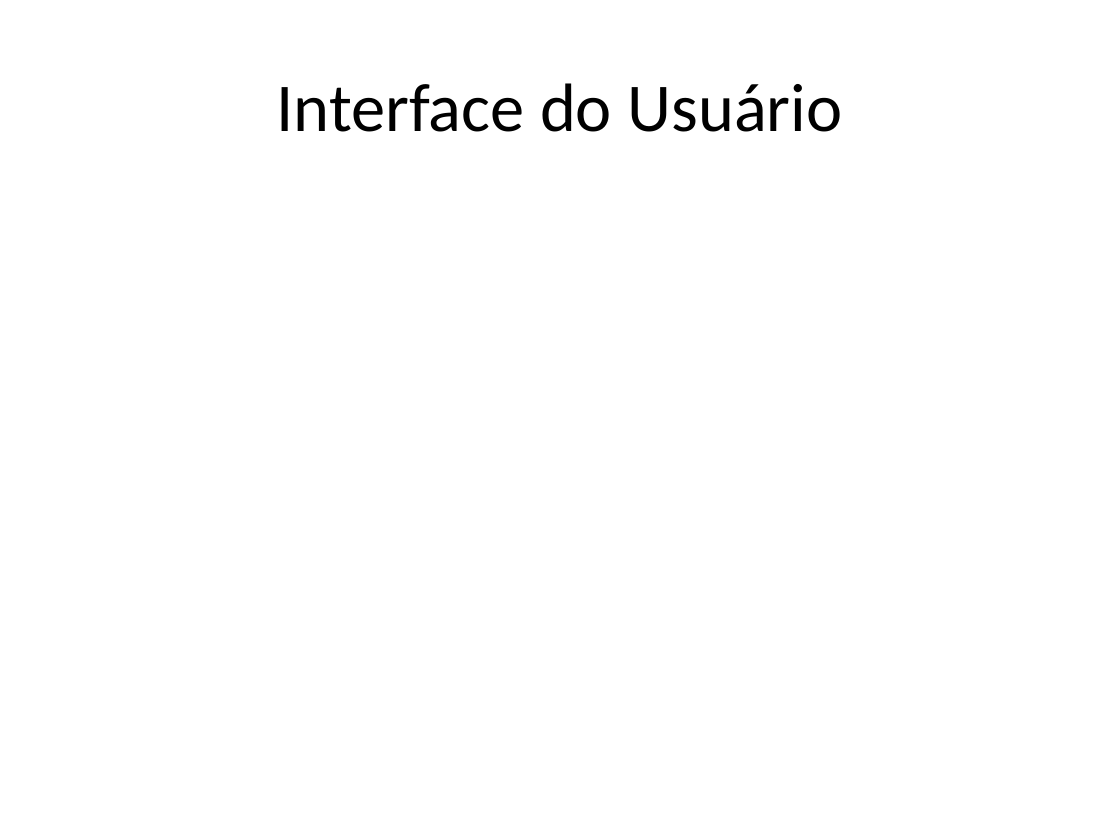
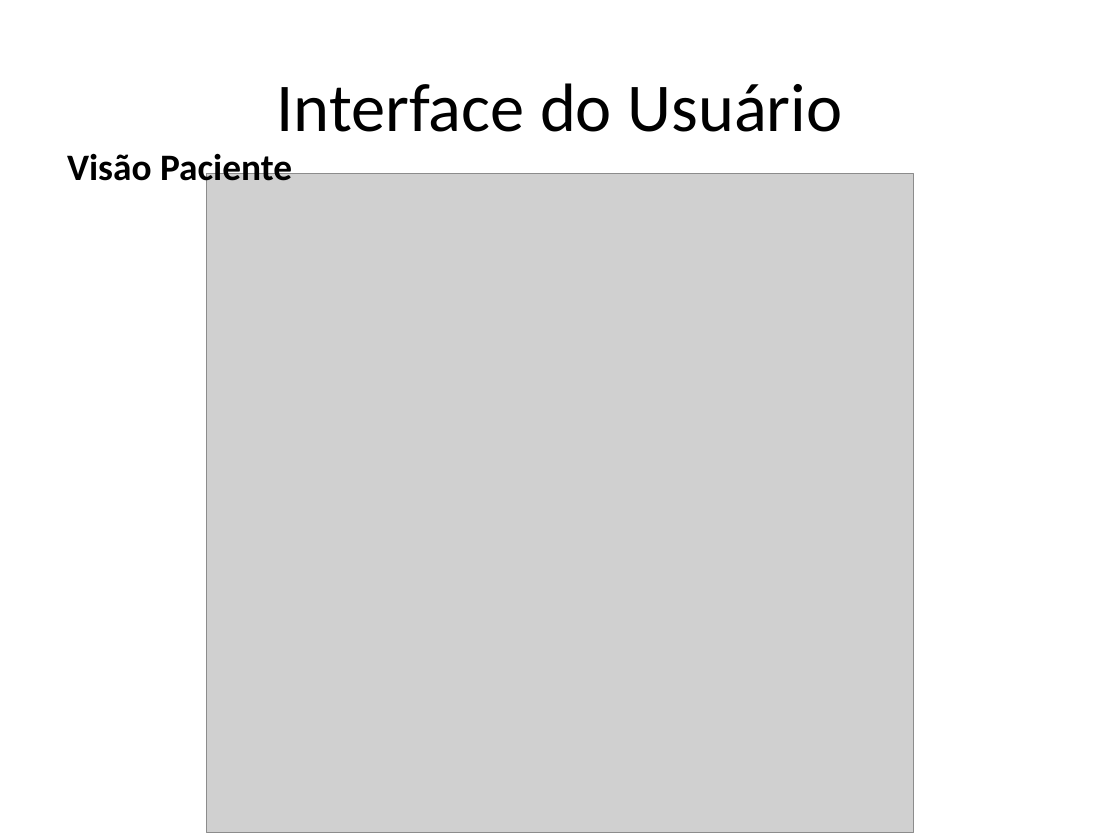
Before and after one commit to kokmz/TCCHUE, a slide deck: slide 15 of documentacao/G4_Apresentacao2sem2014_Final.pptx (slide 13 before the commit). Drawn at 1120x840 pixels with LibreOffice and Linux fonts; fonts in the diff are those of the drawing; grey boxes stand for pictures; background and template pictures are left out. Boxes give left, top, right and bottom in pixels: in the first picture for what was removed or moved away, otherwise in the second. Text is boxed around its words. In the diff, an @@ line names an element or a change of style, - is before the commit and + after.

```diff
--- a/documentacao/G4_Apresentacao2sem2014_Final.pptx
+++ b/documentacao/G4_Apresentacao2sem2014_Final.pptx
@@ text added at (67, 153, 292, 190), 24 pt, text #000000, bold @@
+Visão Paciente
@@ picture added at (206, 174, 913, 832) @@
```
Also in this commit, not shown: 22 other slides changed, 17 slides added, 1 slide removed.
